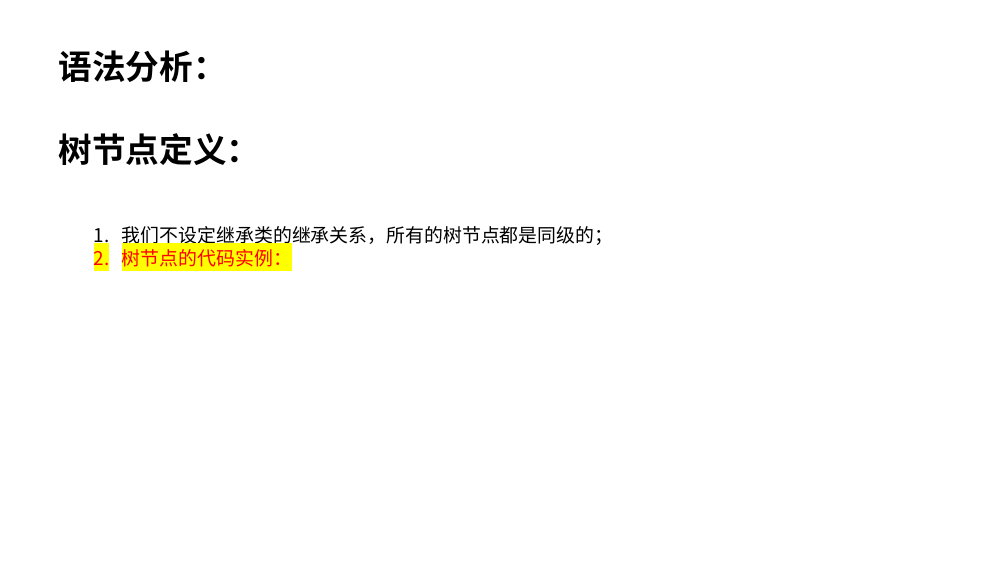
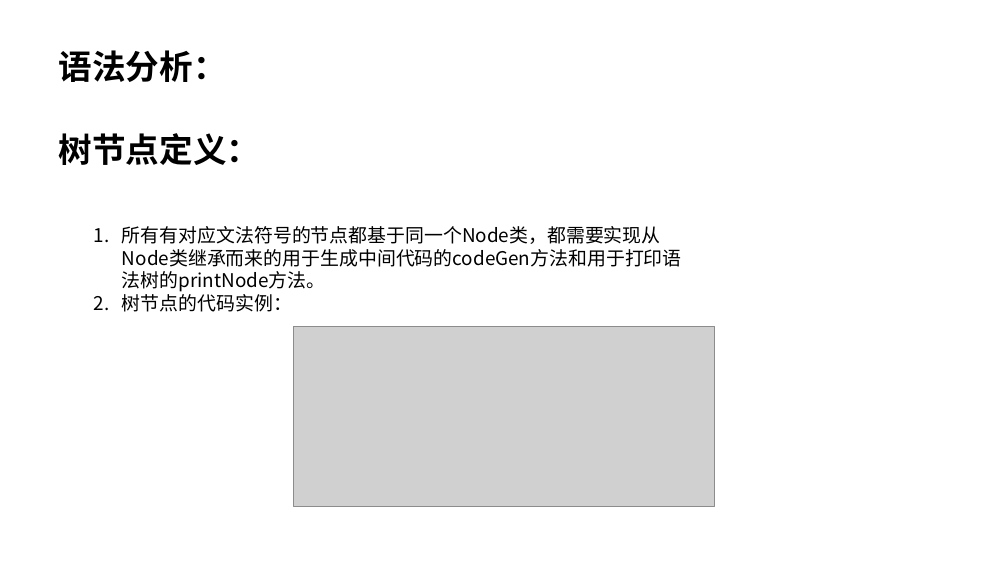
Before and after one commit to acnq/cmplPrcpProject, a slide deck: slide 18 of pre_groupX.pptx. Drawn at 1008x567 pixels with LibreOffice and Linux fonts; fonts in the diff are those of the drawing; grey boxes stand for pictures. Boxes give left, top, right and bottom in pixels: in the first picture for what was removed or moved away, otherwise in the second. Text is boxed around its words. In the diff, an @@ line names an element or a change of style, - is before the commit and + after.

```diff
--- a/pre_groupX.pptx
+++ b/pre_groupX.pptx
@@ background #CCE8CF to #FFFFFF @@
@@ text at <box>122,226,661,292</box>: text changed @@
-1. 我们不设定继承类的继承关系，所有的树节点都是同级的；
+1. 所有有对应文法符号的节点都基于同一个Node类，都需要实现从Node类继承而来的用于生成中间代码的codeGen方法和用于打印语法树的printNode方法。
@@ text at <box>122,290,292,312</box>: text colour #FF0000 to #000000, highlight #FFFF00 to none in "树节点的代码实例：" @@
@@ picture added at <box>293,327,715,507</box> @@
```
Also in this commit, not shown: 29 other slides changed, 3 slides added, 34 slides removed, 1 other file.
